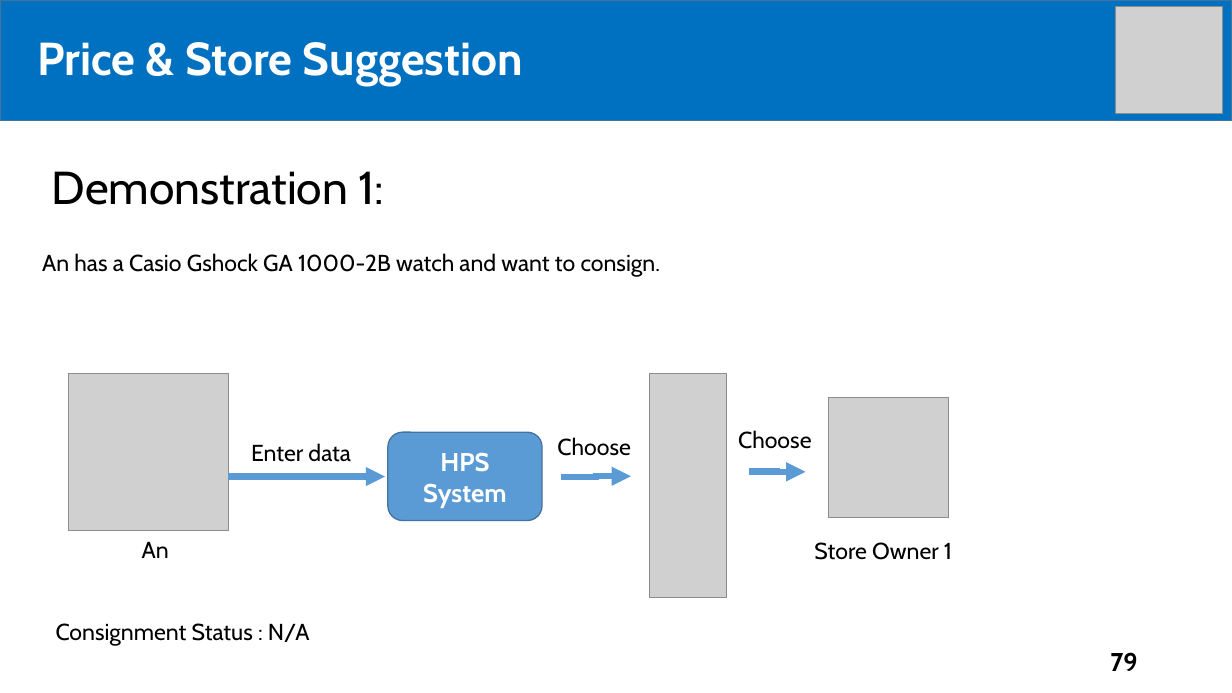
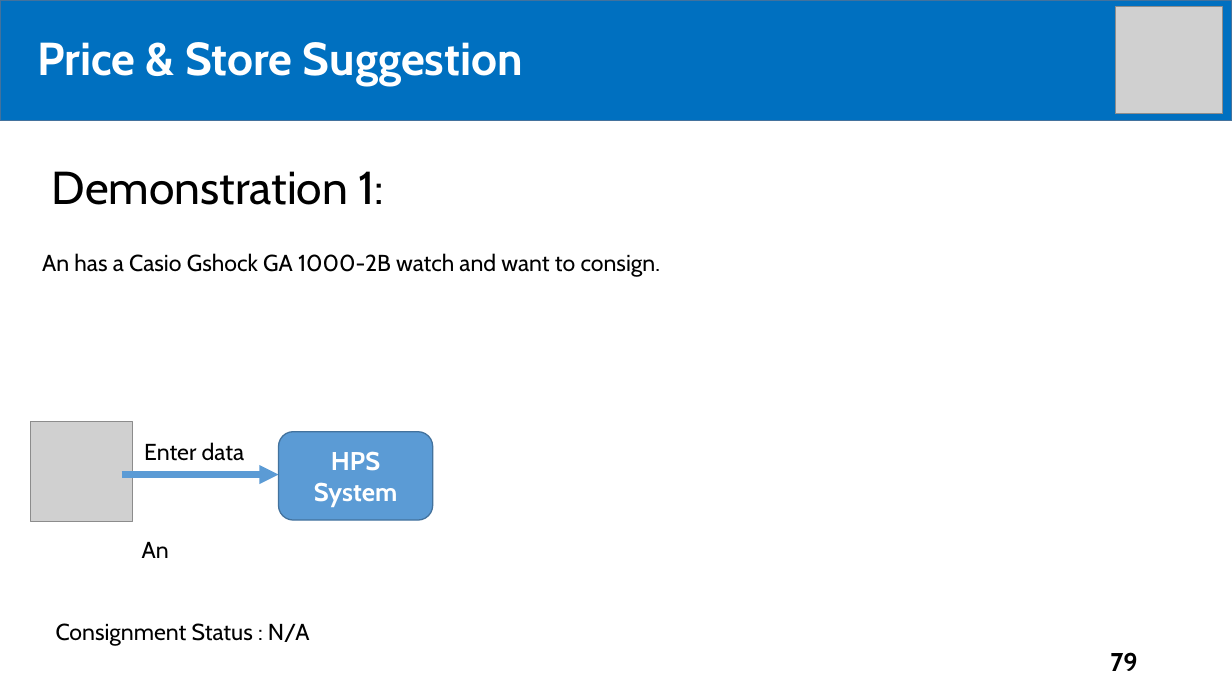
Before and after one commit to tiendan3108/CP, a slide deck: slide 79 of Source/Presentation/PreFinalPresentation.pptx. Drawn at 1232x693 pixels with LibreOffice and Linux fonts; fonts in the diff are those of the drawing; grey boxes stand for pictures. Boxes give left, top, right and bottom in pixels: in the first picture for what was removed or moved away, otherwise in the second. Text is boxed around its words. In the diff, an @@ line names an element or a change of style, - is before the commit and + after.

```diff
--- a/Source/Presentation/PreFinalPresentation.pptx
+++ b/Source/Presentation/PreFinalPresentation.pptx
@@ picture removed at [650,373,726,598] @@
@@ picture removed at [828,397,948,518] @@
@@ picture: place and size @@
-picture at [68,373,228,531]
+picture at [30,421,132,522]
@@ text "Enter data": place and size @@
-text "Enter data" at [251,443,351,462]
+text "Enter data" at [144,442,245,461]
@@ rounded rectangle "HPS System": place and size @@
-rounded rectangle "HPS System" at [388,433,543,521]
+rounded rectangle "HPS System" at [278,432,433,520]
@@ text removed at [557,437,631,456] @@
-Choose
@@ text removed at [738,430,812,449] @@
-Choose
@@ elbow arrow moved from (228, 477) - (385, 477) to (122, 474) - (278, 475) @@
@@ elbow arrow removed from (561, 477) to (631, 477) @@
@@ elbow arrow removed from (750, 471) to (806, 472) @@
@@ text removed at [814,542,952,560] @@
-Store Owner 1
```
Also in this commit, not shown: 6 other slides changed, 9 slides added, 1 other file.
